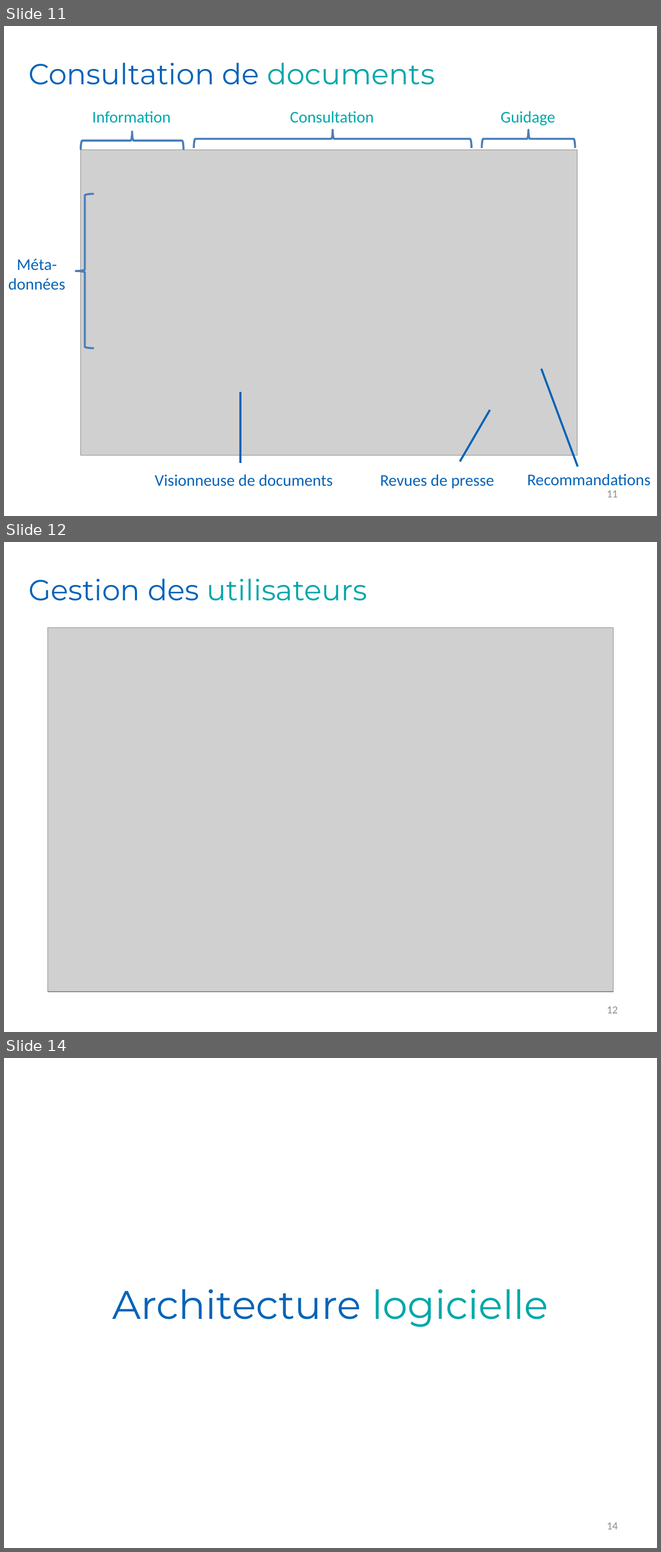
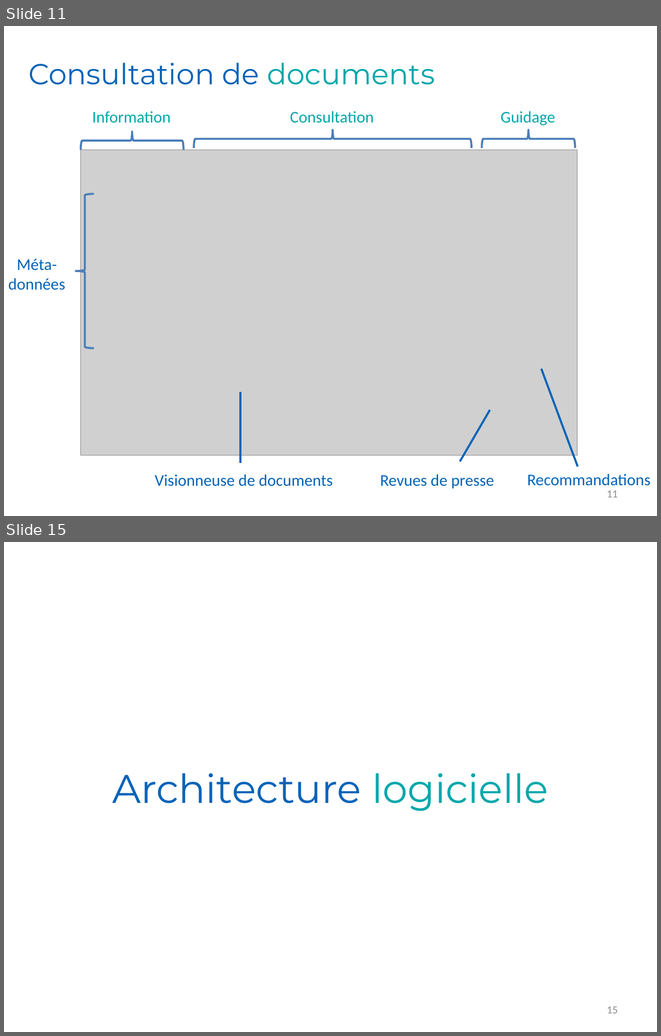
Before and after one commit to Romcol/Gutemberg-rapports, a slide deck: defense/1_project/powerpoint.pptx. Shown one above the other, each under a label of ours: slides 11, 12 and 14 before the commit, slides 11 and 15 after it; the slides between them are not shown. The pictures are 661x1552 and 661x1036 pixels, drawn with LibreOffice and Linux fonts; fonts in the diff are those of the drawing; grey boxes stand for pictures; background and template pictures are left out. Boxes give left, top, right and bottom in pixels: in the first picture for what was removed or moved away, otherwise in the second. Text is boxed around its words. In the diff, an @@ line names an element or a change of style, - is before the commit and + after.

```diff
--- a/defense/1_project/powerpoint.pptx
+++ b/defense/1_project/powerpoint.pptx
@@ slide 12 removed at box(4, 542, 657, 1032), background picture (left out) @@
@@ text removed at box(28, 579, 367, 601) @@
-Gestion des utilisateurs
@@ picture removed at box(48, 627, 613, 991) @@
@@ page number removed at box(607, 1006, 618, 1013) @@
-12
@@ what was slide 14 is now slide 15 @@
@@ page number at box(607, 1006, 618, 1013): text changed @@
-14
+15
```
Also in this commit, not shown: 8 slides changed, 7 slides added, 2 other slides removed.
